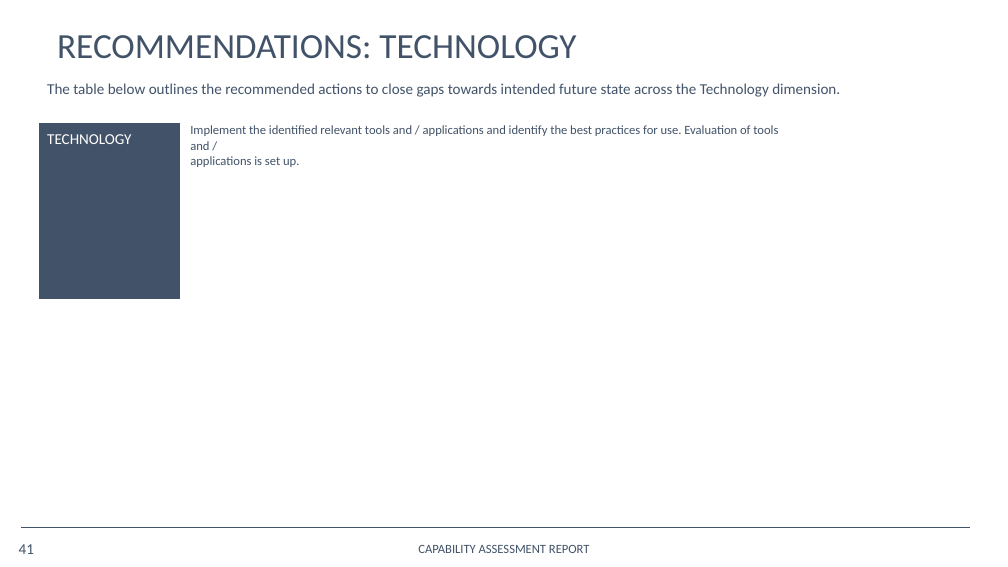
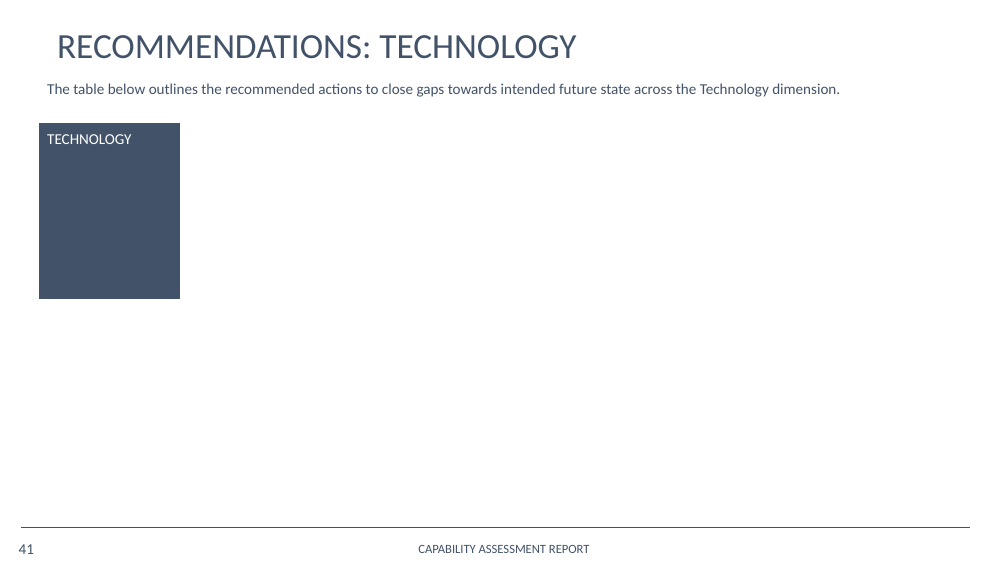
Before and after one commit to opus-meum/power-automate, a slide deck: slide 41 of Capability Assessment Report.pptx. Drawn at 1008x567 pixels with LibreOffice and Linux fonts; fonts in the diff are those of the drawing; background and template pictures are left out. Boxes give left, top, right and bottom in pixels: in the first picture for what was removed or moved away, otherwise in the second. Text is boxed around its words. In the diff, an @@ line names an element or a change of style, - is before the commit and + after.

```diff
--- a/Capability Assessment Report.pptx
+++ b/Capability Assessment Report.pptx
@@ text removed at [190, 125, 778, 167] @@
-Implement the identified relevant tools and / applications and identify the best practices for use. Evaluation of tools and /
-applications is set up.
```
Also in this commit, not shown: 13 other slides changed, 10 other files.
